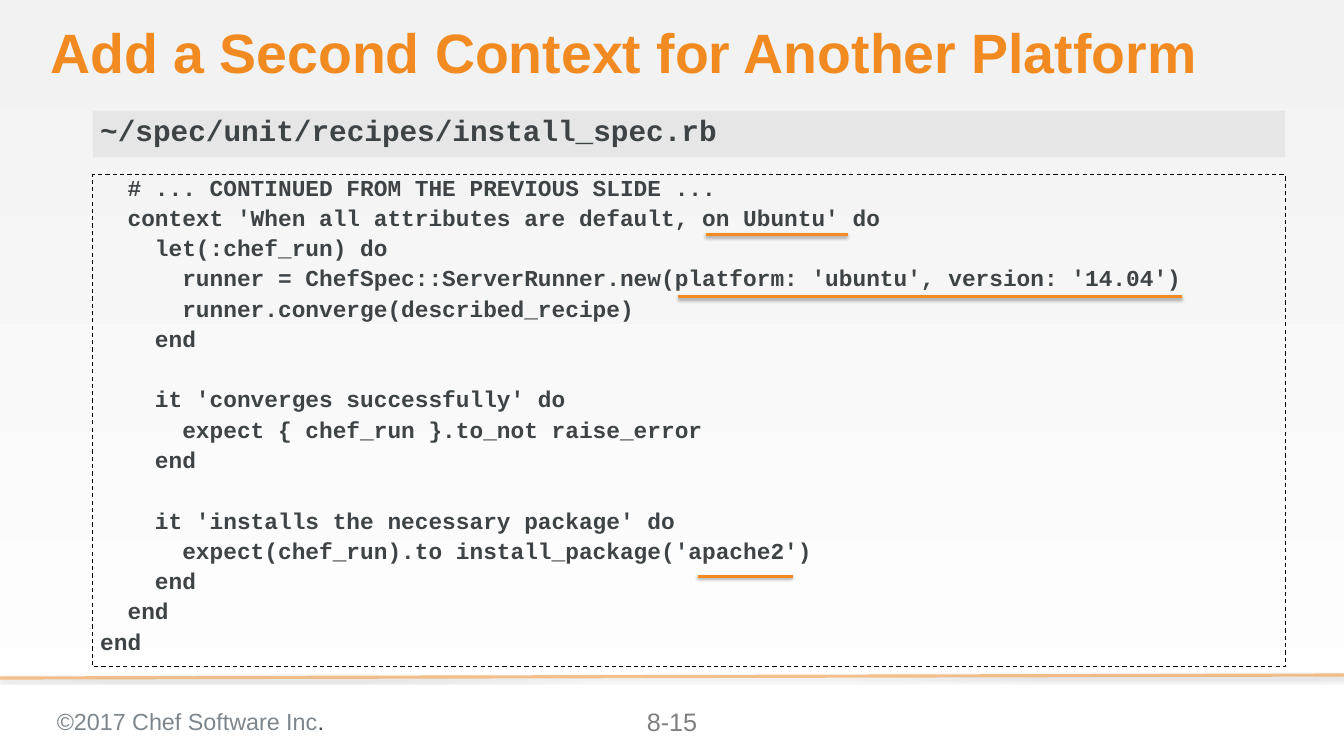
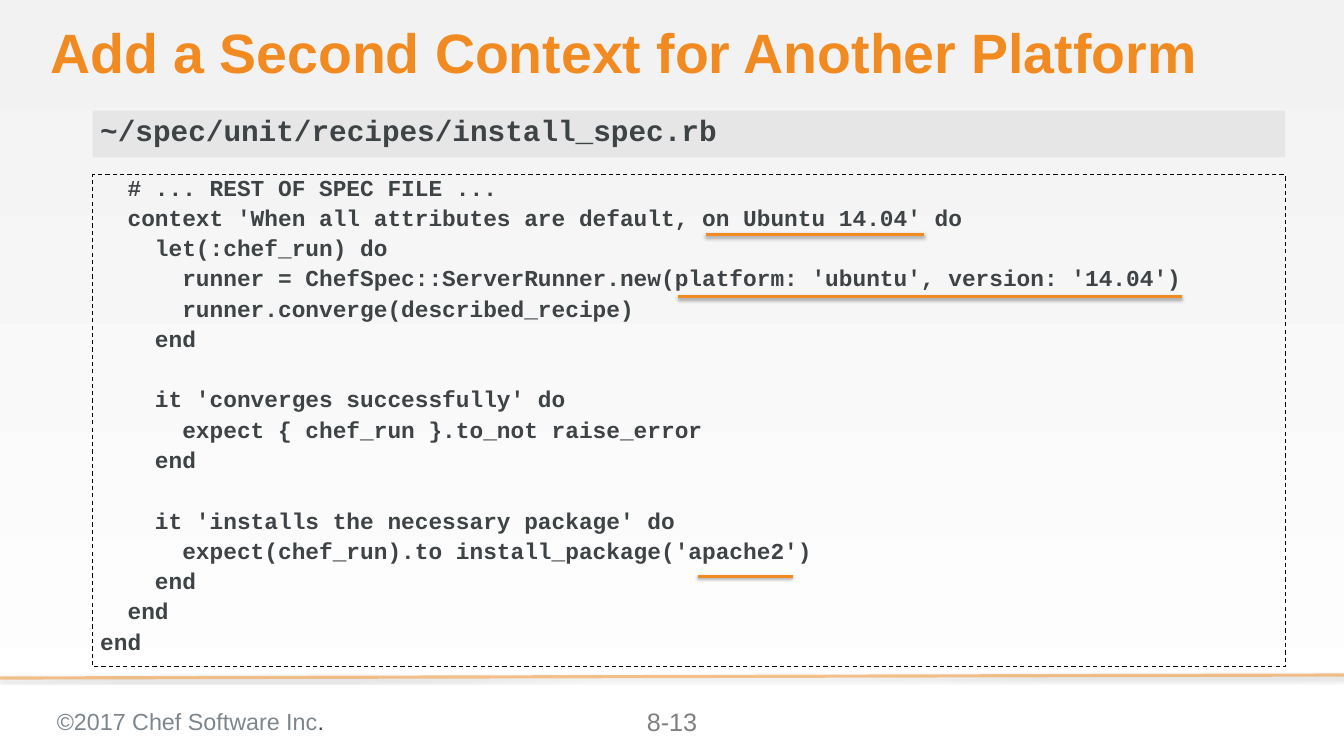
Before and after one commit to ericheiser/chef-intermediate, a slide deck: slide 13 of 08-refactoring_for_multiple_platforms.pptx (slide 15 before the commit). Drawn at 1344x756 pixels with LibreOffice and Linux fonts; fonts in the diff are those of the drawing; background and template pictures are left out. Boxes give left, top, right and bottom in pixels: in the first picture for what was removed or moved away, otherwise in the second. Text is boxed around its words. In the diff, an @@ line names an element or a change of style, - is before the commit and + after.

Commit message:
Mod 8: updated screen shots, removed slides that declared specific platform since it was done in Mod 5, corrected Slide titles, corrected section on Fauxhai

```diff
--- a/08-refactoring_for_multiple_platforms.pptx
+++ b/08-refactoring_for_multiple_platforms.pptx
@@ text at [128,180,962,230]: text changed @@
-# ... CONTINUED FROM THE PREVIOUS SLIDE ...
-context 'When all attributes are default, on Ubuntu' do
+# ... REST OF SPEC FILE ...
+context 'When all attributes are default, on Ubuntu 14.04' do
@@ line moved from (705, 235) - (847, 235) to (705, 235) - (924, 235) @@
@@ page number at [647,713,697,731]: text changed @@
-8-15
+8-13
```
Also in this commit, not shown: 15 other slides changed, 3 slides removed.
